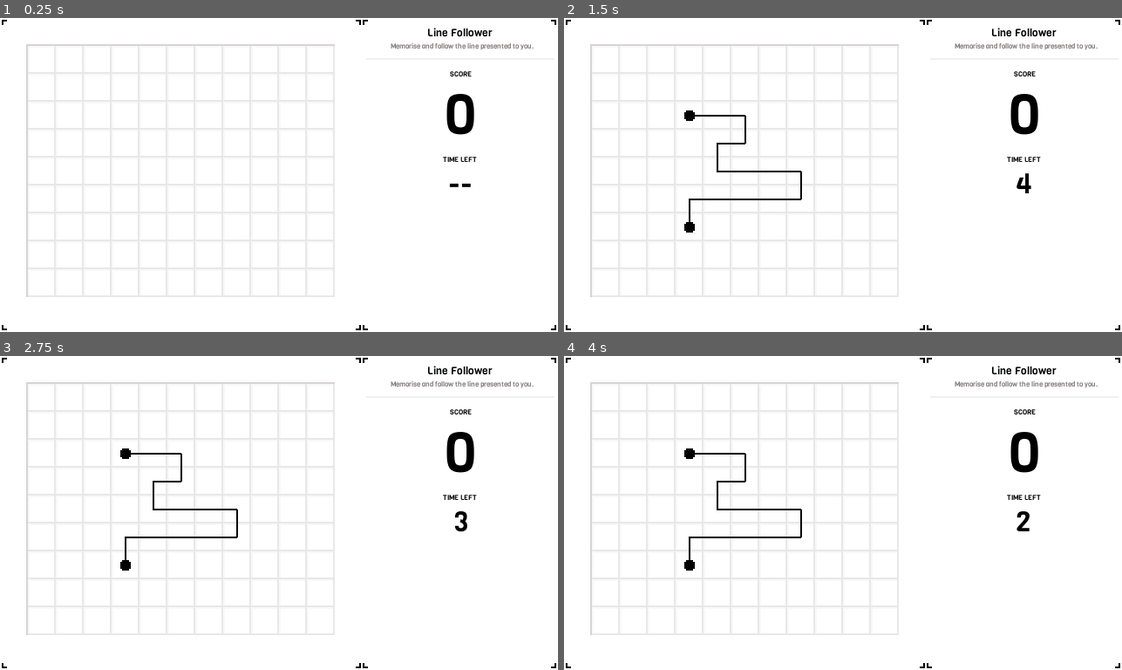
Above: before the commit, frames 1-4 (two rows, left to right).
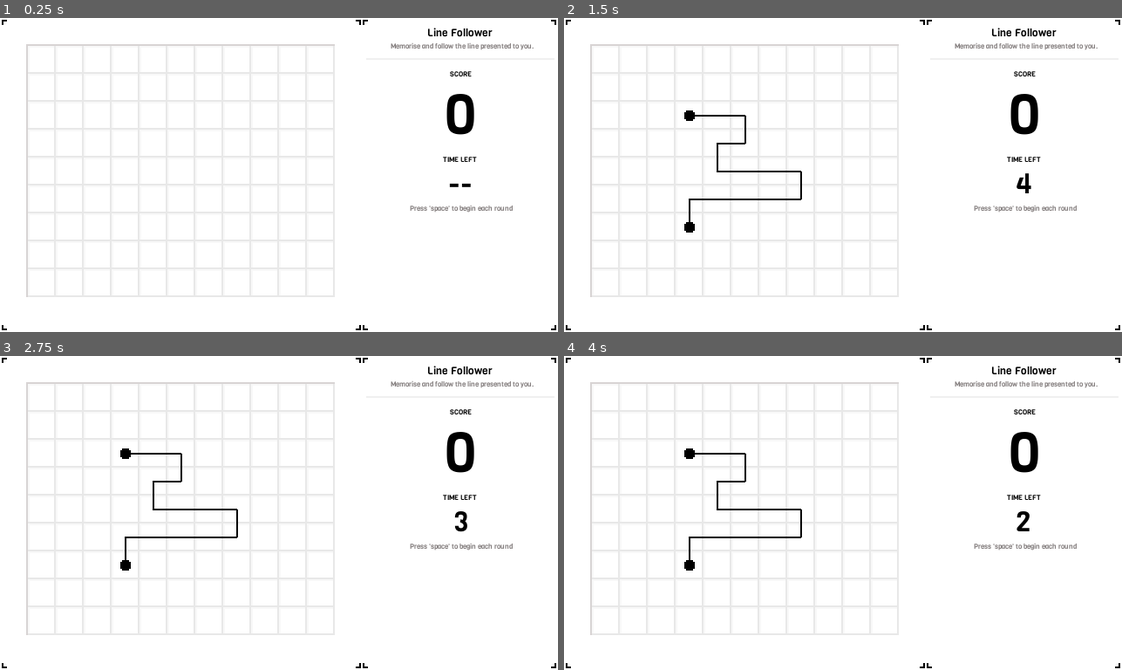
Above: after the commit, the same moments.

Repository: HurricaneInteractive/followers-jam
Game: Godot game, scene res://Main/Main.tscn
Two runs of this game, one before a commit and one after it. Both use one fixed random seed, a clock stepped at 60 frames per second and the inputs below.
Inputs:
- Up to frame 1 (0.25 s): no input
- Up to frame 2 (1.5 s): tap Space (ui_select) at 0.5, 0.77, 1.25 s; hold Right (ui_right) 0.53-1.28 s; hold Down (ui_down) from 1.28 s (still down)
- Up to frame 3 (2.75 s): tap Space (ui_select) at 1.52, 2 s; release Down (ui_down) at 2.03 s; hold Right (ui_right) from 2.03 s (still down)
- Up to frame 4 (4 s): tap Space (ui_select) at 2.75, 3.02, 3.5, 3.77 s; release Right (ui_right) at 3.53 s; hold Left (ui_left) from 3.53 s (still down)

The runs differ from the first frame. In frame 1, 0.2% of the frame differs, in the area x 73-92%, y 59-62%; in frame 2, 0.2%; in frame 3, 0.2%; in frame 4, 0.2%.

Commit message:
UI changes

Diff:
--- a/UI/UIArea.tscn
+++ b/UI/UIArea.tscn
@@ -2,14 +2,10 @@
 
 [ext_resource path="res://UI/ui-area.png" type="Texture" id=1]
 [ext_resource path="res://fonts/Viga-Regular.ttf" type="DynamicFontData" id=2]
+[ext_resource path="res://UI/small-grey-text.tres" type="DynamicFont" id=3]
 
 [sub_resource type="DynamicFont" id=6]
 size = 6
-use_filter = true
-font_data = ExtResource( 2 )
-
-[sub_resource type="DynamicFont" id=7]
-size = 4
 use_filter = true
 font_data = ExtResource( 2 )
 
@@ -66,7 +62,7 @@
 margin_top = 9.0
 margin_right = 106.0
 margin_bottom = 16.0
-custom_fonts/font = SubResource( 7 )
+custom_fonts/font = ExtResource( 3 )
 custom_colors/font_color = Color( 0.505882, 0.482353, 0.482353, 1 )
 text = "Memorise and follow the line presented to you."
 align = 1
@@ -118,3 +114,13 @@
 custom_colors/font_outline_modulate = Color( 0.211765, 0.878431, 0.239216, 1 )
 text = "0"
 align = 1
+
+[node name="PlayDetails" type="Label" parent="UIWrap"]
+margin_top = 107.0
+margin_right = 106.0
+margin_bottom = 114.0
+custom_fonts/font = ExtResource( 3 )
+custom_colors/font_color = Color( 0.505882, 0.482353, 0.482353, 1 )
+text = "Press 'space' to begin each round"
+align = 1
+autowrap = true
--- /dev/null
+++ b/UI/small-grey-text.tres
@@ -0,0 +1,8 @@
+[gd_resource type="DynamicFont" load_steps=2 format=2]
+
+[ext_resource path="res://fonts/Viga-Regular.ttf" type="DynamicFontData" id=1]
+
+[resource]
+size = 4
+use_filter = true
+font_data = ExtResource( 1 )
